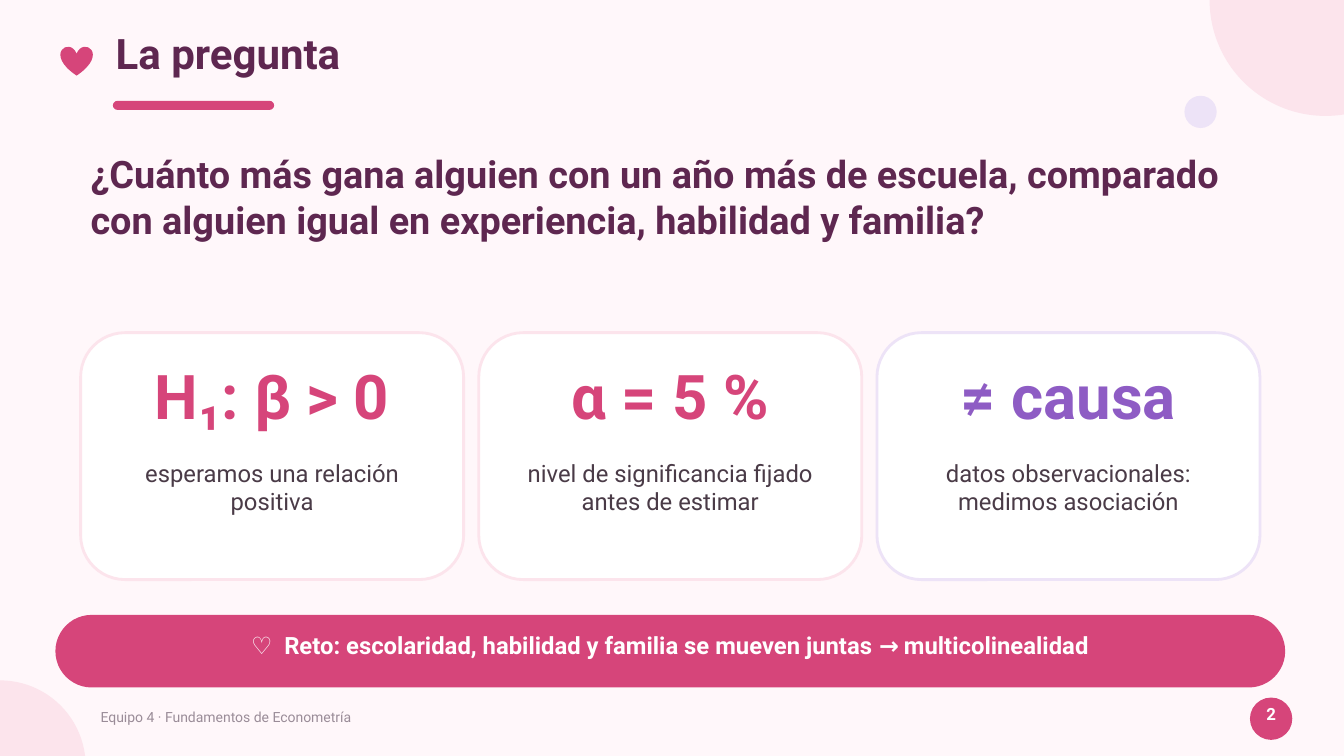
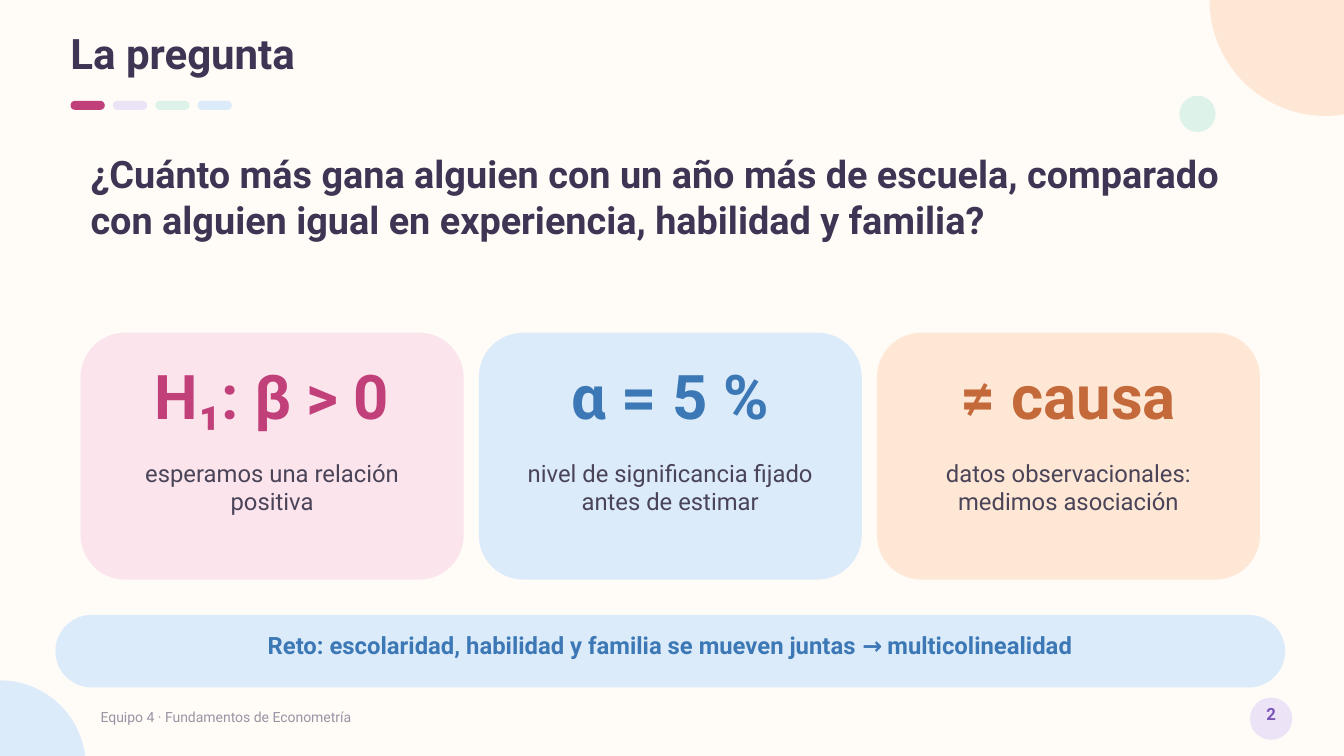
Before and after one commit to ximeelaraa/mincer-multicolinealidad, a slide deck: slide 2 of Presentacion_Final.pptx. Drawn at 1344x756 pixels with LibreOffice and Linux fonts; fonts in the diff are those of the drawing. Boxes give left, top, right and bottom in pixels: in the first picture for what was removed or moved away, otherwise in the second. Text is boxed around its words. In the diff, an @@ line names an element or a change of style, - is before the commit and + after.

```diff
--- a/Presentacion_Final.pptx
+++ b/Presentacion_Final.pptx
@@ background #FFF7FA to #FFFBF7 @@
@@ text "La pregunta" at (70,39,295,78): text colour #5E2750 to #3D3553 @@
@@ text "La pregunta": place and size @@
-text "La pregunta" at (116,39,340,78)
+text "La pregunta" at (70,39,295,78)
@@ ellipse at (1210,0,1344,116): fill #FCE4EC to #FFE7D6 @@
@@ heart removed at (60,46,93,76) @@
@@ rounded rectangle added at (71,101,105,110), fill #C2407A @@
@@ rounded rectangle: place and size @@
-rounded rectangle at (113,101,274,110)
+rounded rectangle at (113,101,147,110)
@@ rounded rectangle at (113,101,147,110): fill #D6457A to #EDE3F7 @@
@@ rounded rectangle added at (155,101,190,110), fill #DDF3EA @@
@@ rounded rectangle added at (198,101,232,110), fill #DCEBFA @@
@@ ellipse: place and size @@
-ellipse at (1185,96,1217,128)
+ellipse at (1180,96,1216,132)
@@ ellipse at (1180,96,1216,132): fill #EDE3F7 to #DDF3EA @@
@@ text "¿Cuánto más gana alguien con ..." at (91,159,1219,242): text colour #5E2750 to #3D3553 @@
@@ text "H₁: β > 0" at (155,374,389,431): text colour #D6457A to #C2407A @@
@@ rounded rectangle at (81,333,464,580): fill #FFFFFF to #FCE4EC; outline #FCE4EC 2 pt to none @@
@@ text "α = 5 %" at (572,375,707,420): text colour #D6457A to #3C78B5 @@
@@ rounded rectangle at (479,333,862,580): fill #FFFFFF to #DCEBFA; outline #FCE4EC 2 pt to none @@
@@ text "≠ causa" at (1011,386,1175,420): text colour #8E5CC4 to #C46A3A @@
@@ rounded rectangle at (877,333,1260,580): fill #FFFFFF to #FFE7D6; outline #EDE3F7 2 pt to none @@
@@ text colour #4A3B47 to #4A4458 in 3 elements at (145,464,399,515), (528,464,813,510), (946,464,1191,510) @@
@@ rounded rectangle at (55,615,1286,688): fill #D6457A to #DCEBFA @@
@@ text at (268,636,1072,659): text changed; text colour #FFFFFF to #3C78B5 @@
-♡ Reto: escolaridad, habilidad y familia se mueven juntas → multicolinealidad
+Reto: escolaridad, habilidad y familia se mueven juntas → multicolinealidad
@@ ellipse at (0,681,86,756): fill #FCE4EC to #DCEBFA @@
@@ text "2" at (1266,708,1276,720): text colour #FFFFFF to #7B57B8 @@
@@ ellipse at (1250,698,1293,740): fill #D6457A to #EDE3F7 @@
```
Also in this commit, not shown: 10 other slides changed, 8 other files.
